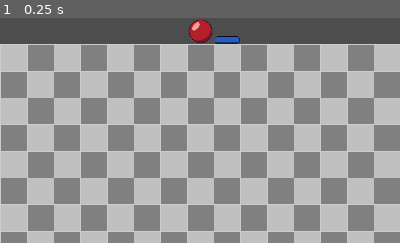
Above: before the commit, frame 1.
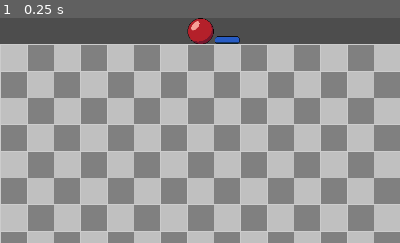
Above: after the commit, the same moment.

Repository: NiallConnolly098/Drumsteps
Game: Godot game, scene res://Scenes/main.tscn
Same seed, same stepped clock (60 frames per second), same inputs: the game is played once before the commit and once after it.
Inputs:
- Up to frame 1 (0.25 s): no input
The pictures show only the part of the screen within x 23-73%, y 0-50%; the shares and areas given below are measured in that part.

The runs differ from the first frame. In frame 1, 0.2% of the frame differs, in the area x 46-54%, y 0-12%.

Commit message:
end of day 2025-01-15

Diff:
--- a/Scenes/ball.tscn
+++ b/Scenes/ball.tscn
@@ -5,12 +5,13 @@
 [ext_resource type="AudioStream" uid="uid://bi5tlic54nvuq" path="res://Media/Sounds/clean-snare-sample-a-key-06-oV5.mp3" id="2_6f045"]
 
 [sub_resource type="RectangleShape2D" id="RectangleShape2D_v0om2"]
-size = Vector2(56, 56)
+size = Vector2(64, 64)
 
 [node name="Ball" type="Area2D"]
 script = ExtResource("1_ub42y")
 
 [node name="Sprite2D" type="Sprite2D" parent="."]
+scale = Vector2(1.125, 1.125)
 texture = ExtResource("1_jsyd1")
 
 [node name="CollisionShape2D" type="CollisionShape2D" parent="."]
--- a/Scenes/main.tscn
+++ b/Scenes/main.tscn
@@ -1,12 +1,10 @@
-[gd_scene load_steps=8 format=3 uid="uid://smle047ig7mj"]
+[gd_scene load_steps=6 format=3 uid="uid://smle047ig7mj"]
 
 [ext_resource type="Script" path="res://Scripts/main.gd" id="1_1qjmc"]
 [ext_resource type="Texture2D" uid="uid://ytvenapyn18t" path="res://Media/Art/bg.png" id="2_6og5j"]
 [ext_resource type="Script" path="res://Scripts/Grid.gd" id="2_fr20y"]
-[ext_resource type="Texture2D" uid="uid://b8kyyds4w7kw3" path="res://Media/Art/Ball.png" id="3_quigj"]
-[ext_resource type="Script" path="res://Scripts/BallDraggable.gd" id="4_pt6hb"]
-[ext_resource type="Texture2D" uid="uid://cauy74upxjnep" path="res://Media/Art/Step.png" id="5_x08xw"]
-[ext_resource type="Script" path="res://Scripts/StepDraggable.gd" id="6_et0no"]
+[ext_resource type="PackedScene" uid="uid://c64wbaim018j1" path="res://Scenes/ball.tscn" id="3_08xku"]
+[ext_resource type="PackedScene" uid="uid://blyavrwxn36gt" path="res://Scenes/step.tscn" id="4_n1fgt"]
 
 [node name="Main" type="Control"]
 layout_mode = 3
@@ -25,21 +23,21 @@
 offset_right = 1920.0
 offset_bottom = 64.0
 
-[node name="BallDraggable" type="TextureRect" parent="TopBar"]
-layout_mode = 0
-offset_left = 896.0
-offset_right = 960.0
-offset_bottom = 64.0
-texture = ExtResource("3_quigj")
-script = ExtResource("4_pt6hb")
+[node name="HBoxContainer" type="HBoxContainer" parent="TopBar"]
+layout_mode = 1
+anchors_preset = 15
+anchor_right = 1.0
+anchor_bottom = 1.0
+grow_horizontal = 2
+grow_vertical = 2
+theme_override_constants/separation = 0
+alignment = 1
 
-[node name="StepDraggable" type="TextureRect" parent="TopBar"]
-layout_mode = 0
-offset_left = 960.0
-offset_right = 1024.0
-offset_bottom = 64.0
-texture = ExtResource("5_x08xw")
-script = ExtResource("6_et0no")
+[node name="Ball" parent="TopBar/HBoxContainer" instance=ExtResource("3_08xku")]
+position = Vector2(928, 32)
+
+[node name="Step" parent="TopBar/HBoxContainer" instance=ExtResource("4_n1fgt")]
+position = Vector2(992, 32)
 
 [node name="Grid" type="Control" parent="."]
 anchors_preset = 0
--- a/Scripts/BallDraggable.gd
+++ /dev/null
@@ -1,11 +0,0 @@
-extends TextureRect
-
-
-# Called when the node enters the scene tree for the first time.
-func _ready():
-	pass # Replace with function body.
-
-
-# Called every frame. 'delta' is the elapsed time since the previous frame.
-func _process(delta):
-	pass
--- a/Scripts/StepDraggable.gd
+++ /dev/null
@@ -1,11 +0,0 @@
-extends TextureRect
-
-
-# Called when the node enters the scene tree for the first time.
-func _ready():
-	pass # Replace with function body.
-
-
-# Called every frame. 'delta' is the elapsed time since the previous frame.
-func _process(delta):
-	pass
--- a/Scripts/ball.gd
+++ b/Scripts/ball.gd
@@ -4,11 +4,19 @@
 @export var collision_sound: AudioStream  # Sound to play on collision
 
 var is_simulating = false  # Whether the simulation is active
+var dragging = false
+
+func _input(event):
+	if event is InputEventMouseButton:
+		if event.button_index == MOUSE_BUTTON_LEFT:
+			dragging = event.pressed
+	if dragging and event is InputEventMouseMotion:
+		global_position += event.relative
 
 func _process(delta):
 	if is_simulating:
 		# Move the ball downward during simulation
-		global_position.y += fall_speed
+		position.y += fall_speed
 
 func start_simulation():
 	# Called to start the simulation
--- a/Scripts/main.gd
+++ b/Scripts/main.gd
@@ -29,9 +29,11 @@
 
 # Called when the user presses play
 func _on_play_button_pressed():
-	for item in items_in_grid:
-		if item.name == "Ball":
-			item.set_physics_process(true)
+	# Start simulation for all balls and steps
+	for node in get_tree().get_nodes_in_group("balls"):
+		node.start_simulation()
+	for node in get_tree().get_nodes_in_group("steps"):
+		node.start_simulation()
 
 func _on_stop_button_pressed():
 	for item in items_in_grid:
--- a/Scripts/step.gd
+++ b/Scripts/step.gd
@@ -1,6 +1,6 @@
 extends StaticBody2D
 
-@export var is_movable = false  # Steps can optionally be made draggable
+@export var is_movable = true  # Steps can optionally be made draggable
 
 func _ready():
 	# Set the step in the "steps" group for collision detection
